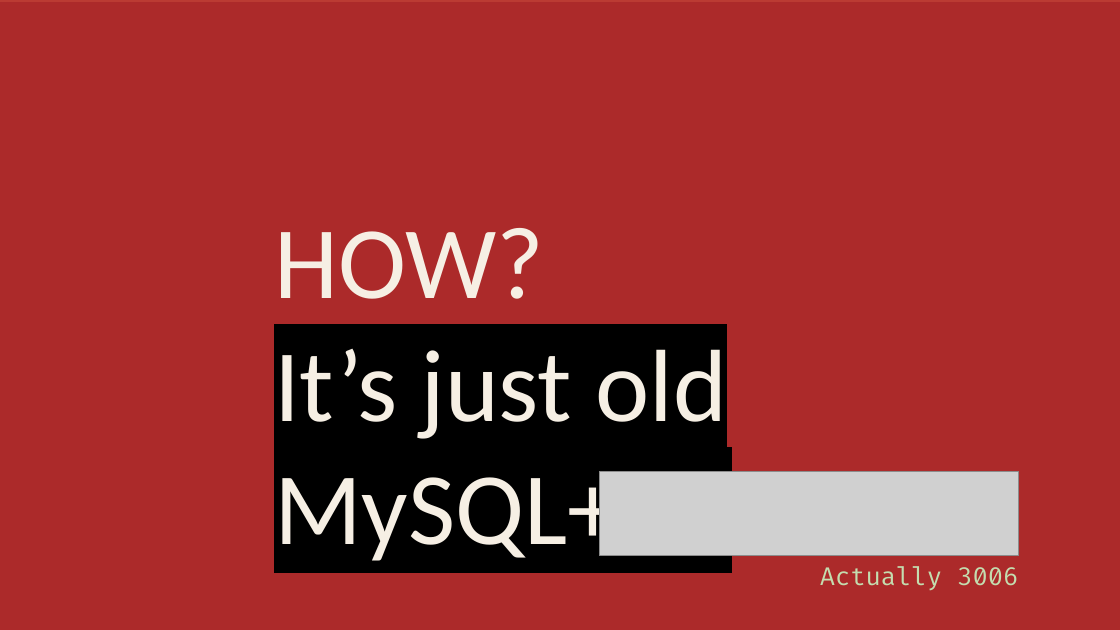
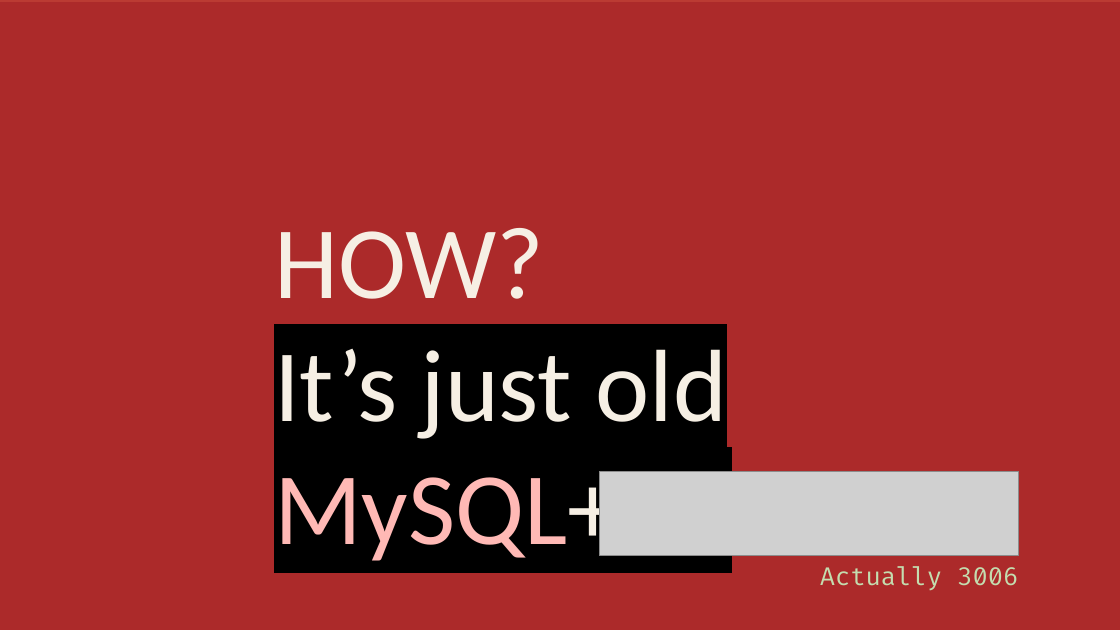
Before and after one commit to erkanati/final_sql, a slide deck: slide 4 of just a slide.pptx. Drawn at 1120x630 pixels with LibreOffice and Linux fonts; fonts in the diff are those of the drawing; grey boxes stand for pictures. Boxes give left, top, right and bottom in pixels: in the first picture for what was removed or moved away, otherwise in the second. Text is boxed around its words. In the diff, an @@ line names an element or a change of style, - is before the commit and + after.

Commit message:
just

```diff
--- a/just a slide.pptx
+++ b/just a slide.pptx
@@ text at [274, 349, 732, 561]: text colour #F6EFE4 to #FFB9B5 in "MySQL+NF" @@
```
Also in this commit, not shown: 1 other slide changed, 13 other files.
